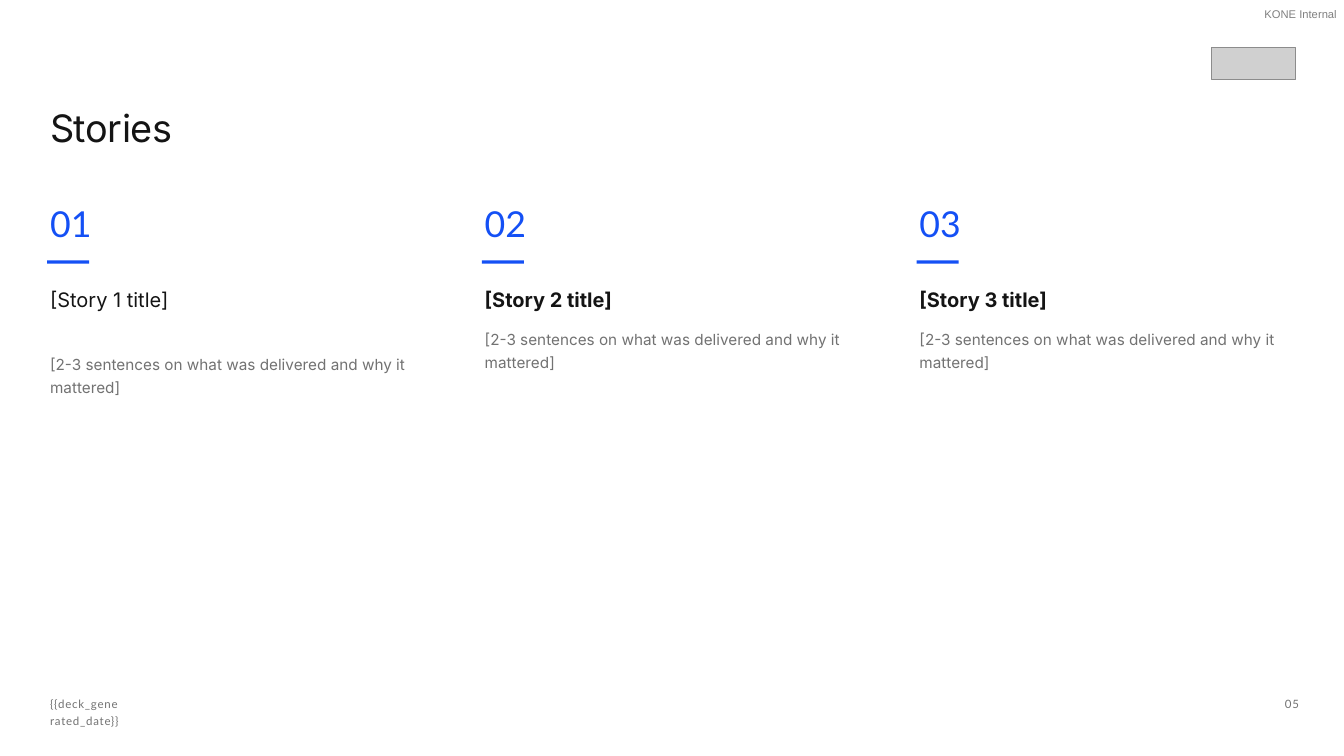
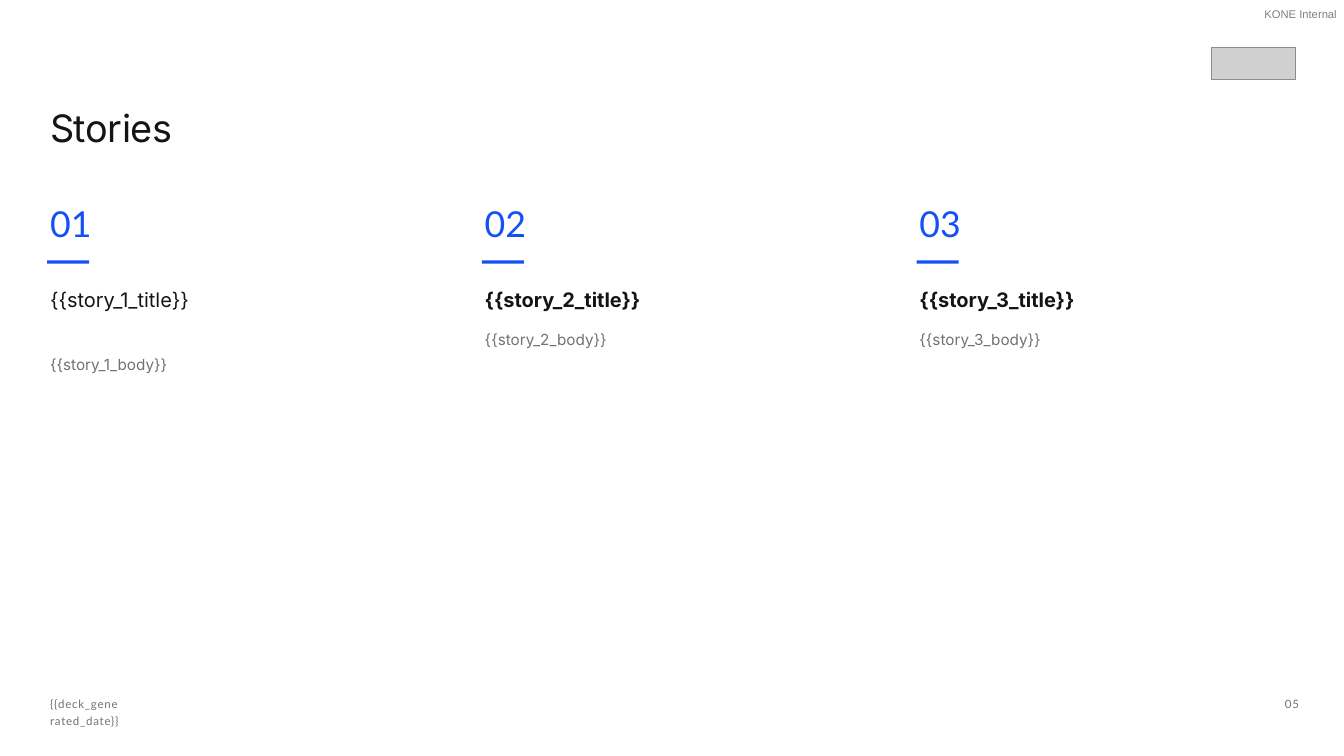
Before and after one commit to arvindl1989/hub-tools, a slide deck: slide 5 of kpi-app/backend/templates/marketing_hub_deck.pptx. Drawn at 1344x756 pixels with LibreOffice and Linux fonts; fonts in the diff are those of the drawing; grey boxes stand for pictures. Boxes give left, top, right and bottom in pixels: in the first picture for what was removed or moved away, otherwise in the second. Text is boxed around its words. In the diff, an @@ line names an element or a change of style, - is before the commit and + after.

```diff
--- a/kpi-app/backend/templates/marketing_hub_deck.pptx
+++ b/kpi-app/backend/templates/marketing_hub_deck.pptx
@@ text at bbox=[50, 291, 189, 311]: text changed @@
-[Story 1 title]
+{{story_1_title}}
@@ text at bbox=[485, 291, 641, 311]: text changed @@
-[Story 2 title]
+{{story_2_title}}
@@ text at bbox=[919, 291, 1074, 311]: text changed @@
-[Story 3 title]
+{{story_3_title}}
@@ text at bbox=[50, 358, 167, 373]: text changed @@
-[2-3 sentences on what was delivered and why it mattered]
+{{story_1_body}}
@@ text at bbox=[485, 333, 607, 348]: text changed @@
-[2-3 sentences on what was delivered and why it mattered]
+{{story_2_body}}
@@ text at bbox=[919, 333, 1040, 348]: text changed @@
-[2-3 sentences on what was delivered and why it mattered]
+{{story_3_body}}
```
Also in this commit, not shown: 1 other slide changed, 5 other files.
